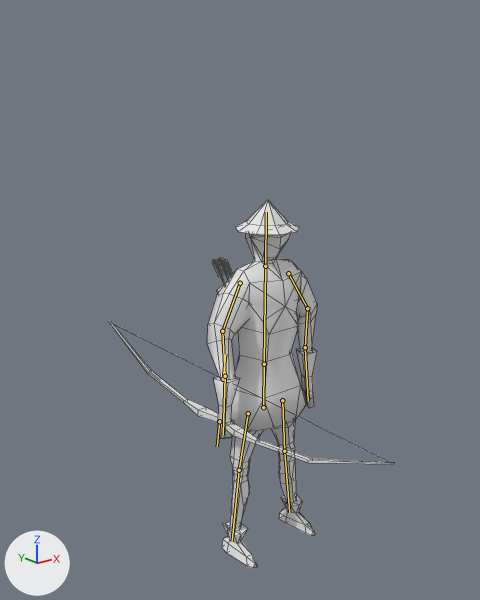
An edit to the Blender file 3DModels/BlendFiles/archer.blend, drawn before and after from the same camera.
One viewpoint serves both versions: a 50 mm camera at (-16.3, -18.7, 10.5) aimed at (-1.6, -0.2, 3.1). Lighting does not change. The marker at lower left points along +X, +Y and +Z. Both versions are drawn at frame 73 of the action 'Armature.001Action'; the numbers are the values there. The bones that bend it are drawn over the model as lines. Mesh edges are drawn as thin lines.
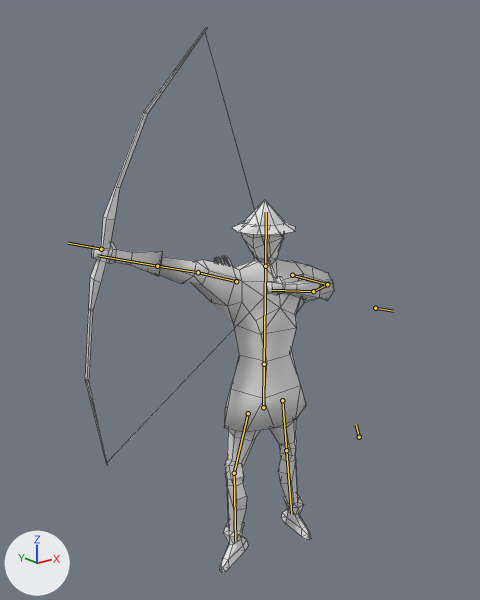
Pixel boxes [x1, y1, x2, y2] of what changed, in the pictures (480 x 600 px):
'Plane', posed (119% wider)
    before: [207, 200, 317, 568]
    after: [92, 200, 334, 572]
'Plane.001', posed (34% narrower, 205% taller)
    before: [108, 321, 394, 464]
    after: [85, 27, 274, 465]
bone 'Bras droit', root to tip
    before: (240, 283) to (222, 331)
    after: (236, 281) to (198, 272)
bone 'Avant bras droit', root to tip
    before: (222, 331) to (225, 376)
    after: (198, 272) to (157, 266)
bone 'Main droite', root to tip
    before: (225, 376) to (223, 434)
    after: (157, 266) to (97, 255)
bone 'Bras gauche', root to tip
    before: (288, 273) to (307, 308)
    after: (292, 275) to (327, 284)
bone 'Avant bras gauche', root to tip
    before: (307, 308) to (305, 347)
    after: (327, 284) to (313, 291)
bone 'Main gauche', root to tip
    before: (305, 347) to (308, 400)
    after: (313, 291) to (271, 290)
bone 'Cuisse gauche', root to tip
    before: (282, 400) to (284, 451)
    after: (282, 400) to (286, 450)
bone 'Tibia gauche', root to tip
    before: (284, 451) to (289, 512)
    after: (286, 450) to (291, 514)
bone 'Cuisse droite', root to tip
    before: (248, 413) to (239, 470)
    after: (248, 413) to (234, 473)
bone 'Tibia droit', root to tip
    before: (239, 470) to (232, 541)
    after: (234, 473) to (235, 541)
bone 'manche', root to tip
    before: (219, 421) to (217, 446)
    after: (101, 249) to (68, 243)
bone 'Corde', root to tip
    before: (223, 379) to (225, 354)
    after: (375, 308) to (393, 311)

The edits, one by one:
Bone 'Thorax' (bone_thorax) turns from (0, 0, 0) to (0, -12, 0) degrees about its own x, y and z.
Bone 'Tete' (bone_tete) turns from (0, 0, 0) to (0, -61, 0) degrees about its own x, y and z.
Bone 'Bras droit' (bone_bras_droit) turns from (-57, 5, 2) to (21, 7, 18) degrees about its own x, y and z.
Bone 'Avant bras droit' (bone_avant_bras_droit) turns from (-28, -18, 16) to (-6, 39, -11) degrees about its own x, y and z.
Bone 'Main droite' (bone_main_droite) turns from (-17, -71, 7) to (-6, 49, 1) degrees about its own x, y and z.
Bone 'Bras gauche' (bone_bras_gauche) turns from (-66, -19, 30) to (-21, -2, 7) degrees about its own x, y and z.
Bone 'Avant bras gauche' (bone_avant_bras_gauche) turns from (-27, -2, 25) to (-92, -76, -56) degrees about its own x, y and z.
Bone 'Main gauche' (bone_main_gauche) turns from (7, 66, 0) to (-23, 16, -11) degrees about its own x, y and z.
Bone 'Cuisse gauche' (bone_cuisse_gauche) turns from (0, 0, 0) to (-1, 12, -2) degrees about its own x, y and z.
Bone 'Tibia gauche' (bone_tibia_gauche) turns from (0, 0, 0) to (-1, 2, 3) degrees about its own x, y and z.
Bone 'Cuisse droite' (bone_cuisse_droite) turns from (0, 0, 0) to (58, 94, 70) degrees about its own x, y and z.
Bone 'Tibia droit' (bone_tibia_droit) turns from (0, 0, 0) to (28, -28, -5) degrees about its own x, y and z.
Bone 'manche' (bone_manche) moves from (-1.717, -7.768, -0.009) to (5.675, -3.46, -0.45).
Bone 'manche' (bone_manche) turns from (-25, 83, 61) to (-10, -3, -16) degrees about its own x, y and z.
Bone 'Corde' (bone_corde) moves from (0.0, 0.0, 0.0) to (0.4, 9.763, 0.435).
